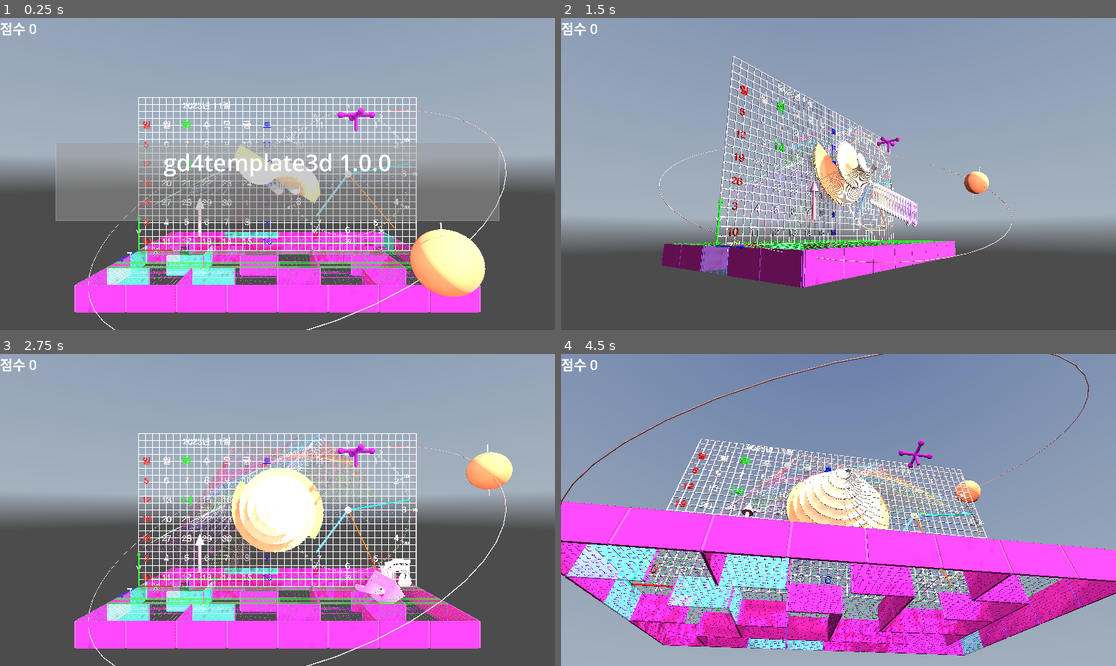
Above: before the commit, frames 1-4 (two rows, left to right).
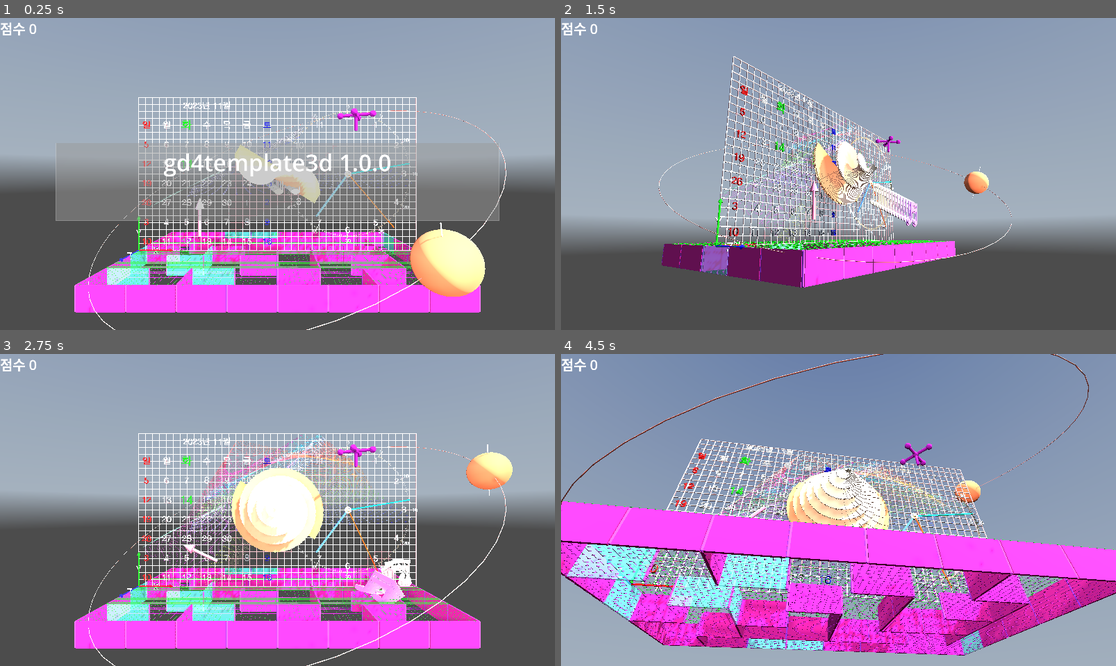
Above: after the commit, the same moments.

Repository: kasworld/gd4template3d
Game: Godot game, scene res://main.tscn
The game is run twice, just before and just after one commit, with the same random seed, the same clock (stepped at 60 frames per second) and the same inputs. A sky picture missing from this copy of the repository is replaced by a grey-blue gradient.
Inputs (mouse positions are in pixels of both pictures, inside the frame that each line leads up to):
- Up to frame 1 (0.25 s): no input
- Up to frame 2 (1.5 s): tap Enter at 0.5, 0.6, 1.35 s; move the mouse to (960, 158) at 0.52 s; click (960, 158) at 0.67 s; move the mouse to (727, 189) at 1.27 s; click (727, 189) at 1.42 s
- Up to frame 3 (2.75 s): move the mouse to (333, 441) at 2.02 s; tap Enter at 2.1 s; click (333, 441) at 2.17 s
- Up to frame 4 (4.5 s): move the mouse to (810, 572) at 2.77 s; tap Enter at 2.85, 3.6, 4.35 s; click (810, 572) at 2.92 s; move the mouse to (1005, 556) at 3.52 s; click (1005, 556) at 3.67 s; move the mouse to (672, 463) at 4.27 s; click (672, 463) at 4.42 s

The runs differ from the first frame. In frame 1, 0.1% of the frame differs, in the area x 45-68%, y 28-72%; in frame 2, less than 0.1%; in frame 3, 0.4%; in frame 4, 0.5%, in the area x 16-67%, y 27-95%.

Commit message:
add Animation3D demo

Diff:
--- a/main.gd
+++ b/main.gd
@@ -1,6 +1,20 @@
 extends Node3D
 
 const WorldSize := Vector3(40,22,1)
+const AnimationDuration := 1.0
+
+var main_animation := Animation3D.new()
+func main_animation_ended(_node :Node3D, _ani :Dictionary) -> void:
+	if main_animation.is_empty():
+		start_all_animation()
+func start_rotate_animation(nd :Node3D, axis :int, ani_dur :float) -> void:
+	var diff :float = [PI/2,-PI/2].pick_random()
+	main_animation.start_rotate_subfield("ani_rot", nd, axis , nd.rotation[axis], nd.rotation[axis] + diff, ani_dur)
+func start_all_animation() -> void:
+	start_rotate_animation($Arrow3D,
+		[Vector3.Axis.AXIS_X, Vector3.Axis.AXIS_Y, Vector3.Axis.AXIS_Z].pick_random(),
+		AnimationDuration)
+	start_rotate_animation($ValveHandle, Vector3.Axis.AXIS_Y, AnimationDuration)
 
 func _ready() -> void:
 	get_viewport().size_changed.connect(on_viewport_size_changed)
@@ -28,6 +42,9 @@
 	arrow3d_demo()
 	valvehandle_demo()
 	meshtrail_demo()
+
+	main_animation.animation_ended.connect(main_animation_ended)
+	start_all_animation()
 
 func maze3d_demo() -> void:
 	var ms := Maze3DSetting.new_default()
@@ -44,7 +61,6 @@
 		)
 	$Maze3D.position.x = WorldSize.x/2
 	$Maze3D.position.y = -ms.StoryH/2
-
 
 var b_box :AABB
 func meshtrail_demo() -> void:
@@ -76,16 +92,12 @@
 	return Bounce.v3f(pos, b_box, radius)
 
 func arrow3d_demo() -> void:
-	var aw = preload("res://arrow3d/arrow_3d.tscn").instantiate(
-	).set_color(random_color()).set_size(5,0.2,0.6)
-	aw.position = WorldSize/4 + Vector3(0,0,4)
-	$DemoContainer.add_child(aw)
+	$Arrow3D.set_color(random_color()).set_size(5,0.2,0.6)
+	$Arrow3D.position = WorldSize/4 + Vector3(0,0,4)
 
 func valvehandle_demo() -> void:
-	var vh = preload("res://valve_handle/valve_handle.tscn").instantiate(
-	).init(2,2,4, random_color())
-	vh.position = WorldSize *0.75 + Vector3(0,0,4)
-	$DemoContainer.add_child(vh)
+	$ValveHandle.init(2,2,4, random_color())
+	$ValveHandle.position = WorldSize *0.75 + Vector3(0,0,4)
 
 func line2d_demo() -> void:
 	var mesh = PlaneMesh.new()
@@ -180,7 +192,7 @@
 	if camera_move:
 		$Camera3D.position = Vector3(sin(t)*WorldSize.x, cos(t)*WorldSize.y, WorldSize.length()*0.6 ) + WorldSize/2
 		$Camera3D.look_at(WorldSize/2)
-	#Animation3D.handle_animation()
+	main_animation.handle_animation()
 
 var key2fn = {
 	KEY_ESCAPE:_on_button_esc_pressed,
--- a/main.tscn
+++ b/main.tscn
@@ -1,10 +1,12 @@
-[gd_scene load_steps=11 format=3 uid="uid://c6maulcewyhy5"]
+[gd_scene load_steps=13 format=3 uid="uid://c6maulcewyhy5"]
 
 [ext_resource type="Script" uid="uid://bgj25qi5j8dgh" path="res://main.gd" id="1_ig7tw"]
 [ext_resource type="Environment" uid="uid://dq6rkclkoup3n" path="res://skymap/skymap.tres" id="3_h2yge"]
 [ext_resource type="PackedScene" uid="uid://dl14flc0fkeyt" path="res://axis_arrow3d/axis_arrow_3d.tscn" id="4_1bvp3"]
 [ext_resource type="PackedScene" uid="uid://bdycgvb1g25w" path="res://maze_3d/maze_3d.tscn" id="5_7mycd"]
 [ext_resource type="PackedScene" uid="uid://c6cct2gj2a3im" path="res://timed_message/timed_message.tscn" id="5_lquwl"]
+[ext_resource type="PackedScene" uid="uid://c8npqlgeyy3xa" path="res://arrow3d/arrow_3d.tscn" id="6_7mycd"]
+[ext_resource type="PackedScene" uid="uid://d4kkhfcvaexg1" path="res://valve_handle/valve_handle.tscn" id="7_272bh"]
 
 [sub_resource type="Theme" id="Theme_h2yge"]
 default_font_size = 48
@@ -81,3 +83,7 @@
 [node name="AxisArrow3D" parent="." instance=ExtResource("4_1bvp3")]
 
 [node name="Maze3D" parent="." instance=ExtResource("5_7mycd")]
+
+[node name="Arrow3D" parent="." instance=ExtResource("6_7mycd")]
+
+[node name="ValveHandle" parent="." instance=ExtResource("7_272bh")]
